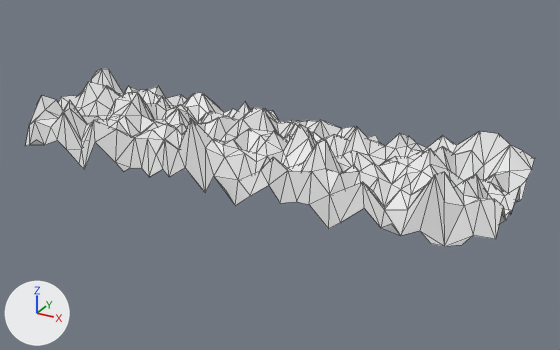
The Blender file Source/rock2.blend as it was, and as the next commit left it.
The view is the same before and after, from a 50 mm lens placed at (3.55, -3.82, 2.2), pointed at (0.93, 0.95, -0.19). The axes (+X, +Y, +Z) are drawn at lower left. The lights are the same throughout. Mesh edges are drawn as thin lines.
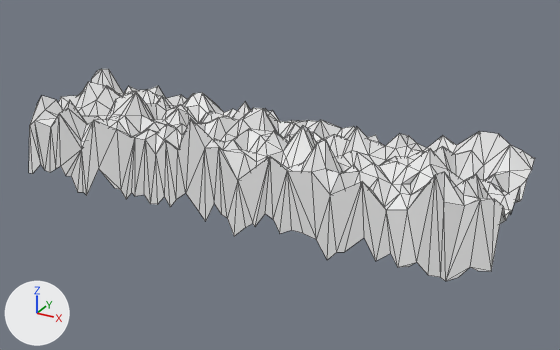
The change in detail:
me_plane_006 has 7965 vertices, 7744 faces and spans x -1.95..1.95, y -0.5..0.5, z -0.28..0.32.
me_plane_006 is used by ob_plane; location (0.757, 0.919, 0.0).
me_plane_006 part 1: all 177 vertices in x -1.95..1.95, y -0.5, z -0.25..0.01 are moved by (0.0, 0.0, -0.23).

Where the change shows, as pixel boxes [x1, y1, x2, y2] in the pictures (560 x 350 px; the box of a moved part takes in the faces that stretch with it):
'Plane', reshaped (20% taller)
    before: [26, 69, 535, 246]
    after: [29, 69, 535, 281]
part 1 of me_plane_006, moved or reshaped
    before: [30, 140, 472, 246]
    after: [30, 115, 491, 281]
